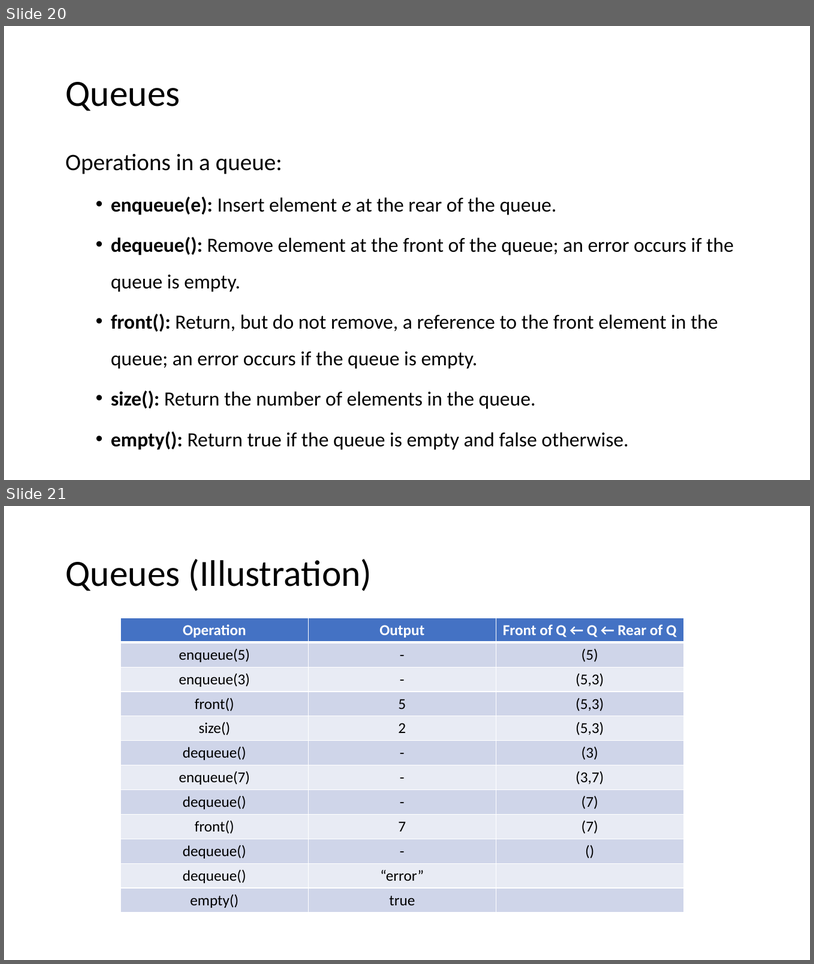
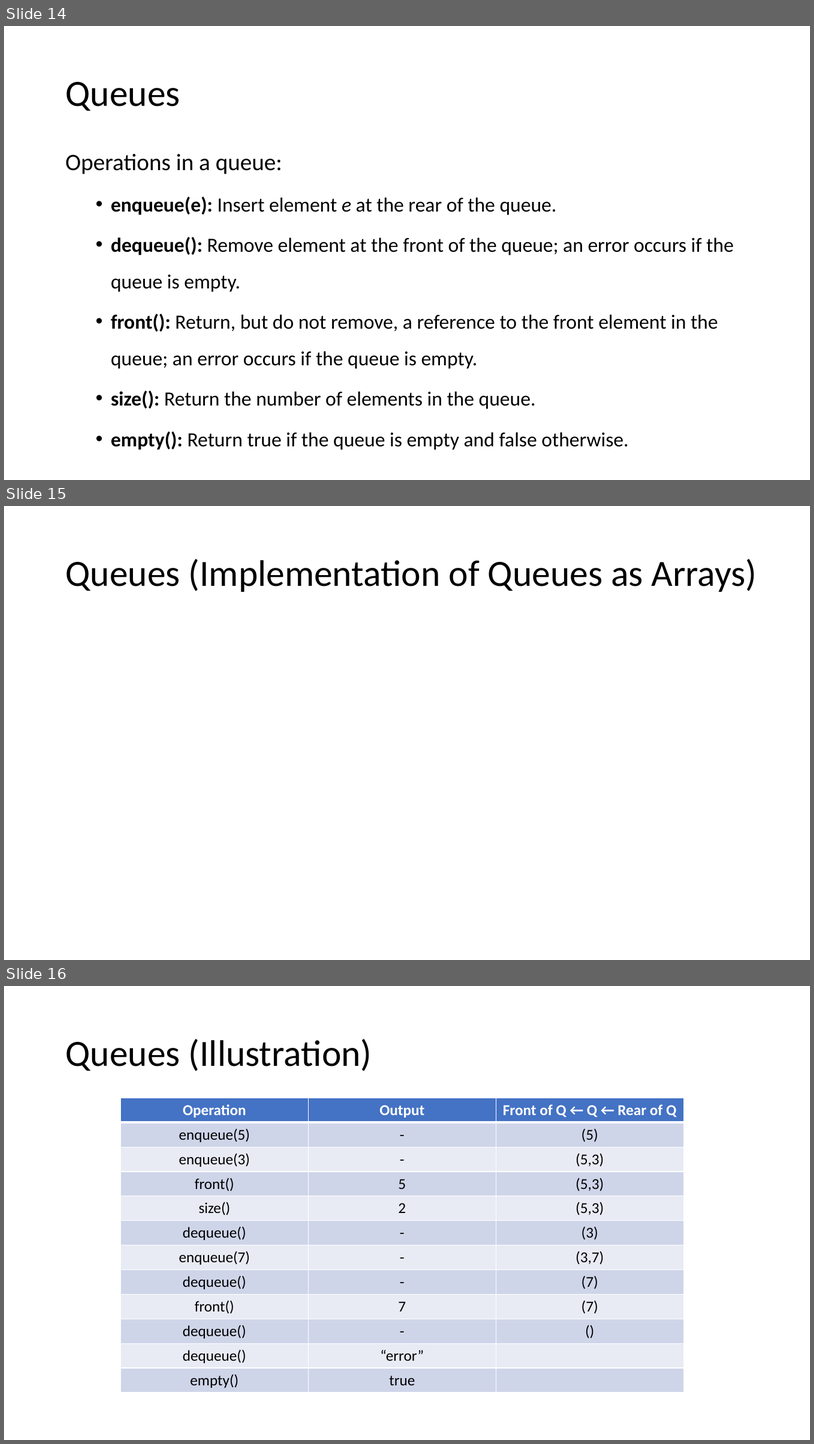
Before and after one commit to juliennyambal/COMS-1021-A-2019, a slide deck: Stacks and Queues/Queues.pptx. Shown one above the other, each under a label of ours: slides 20 and 21 before the commit, slides 14, 15 and 16 after it. The pictures are 814x964 and 814x1444 pixels, drawn with LibreOffice and Linux fonts; fonts in the diff are those of the drawing. Boxes give left, top, right and bottom in pixels: in the first picture for what was removed or moved away, otherwise in the second. Text is boxed around its words. In the diff, an @@ line names an element or a change of style, - is before the commit and + after.

Commit message:
Queues

```diff
--- a/Stacks and Queues/Queues.pptx
+++ b/Stacks and Queues/Queues.pptx
@@ slide 15 added at [4, 506, 810, 960], background #FFFFFF @@
@@ title added at [65, 559, 758, 592], 44 pt, text #000000 @@
+Queues (Implementation of Queues as Arrays)
@@ what was slide 20 is now slide 14 @@
@@ what was slide 21 is now slide 16 @@
```
Also in this commit, not shown: 1 slide changed, 1 other slide added, 7 slides removed.
